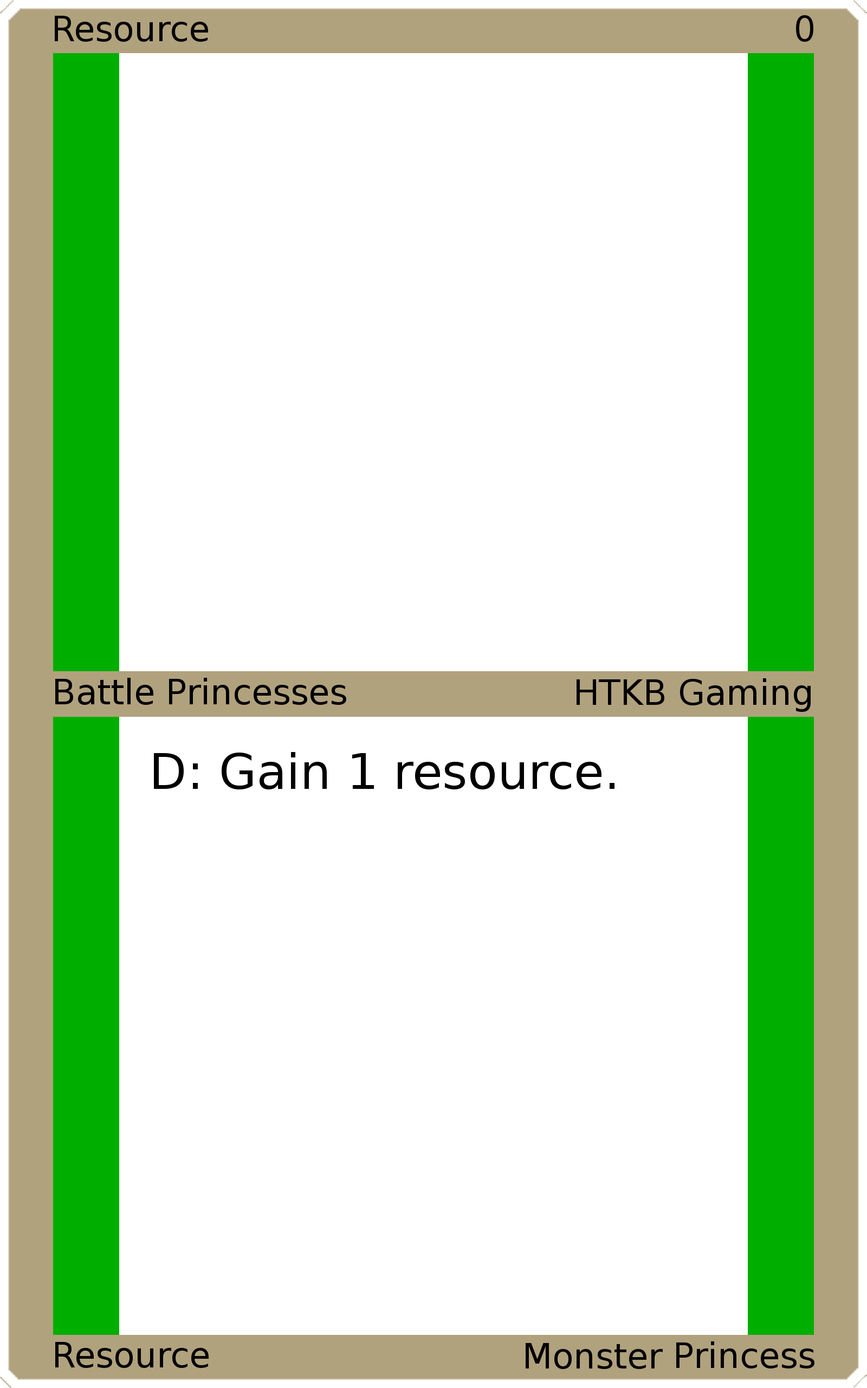
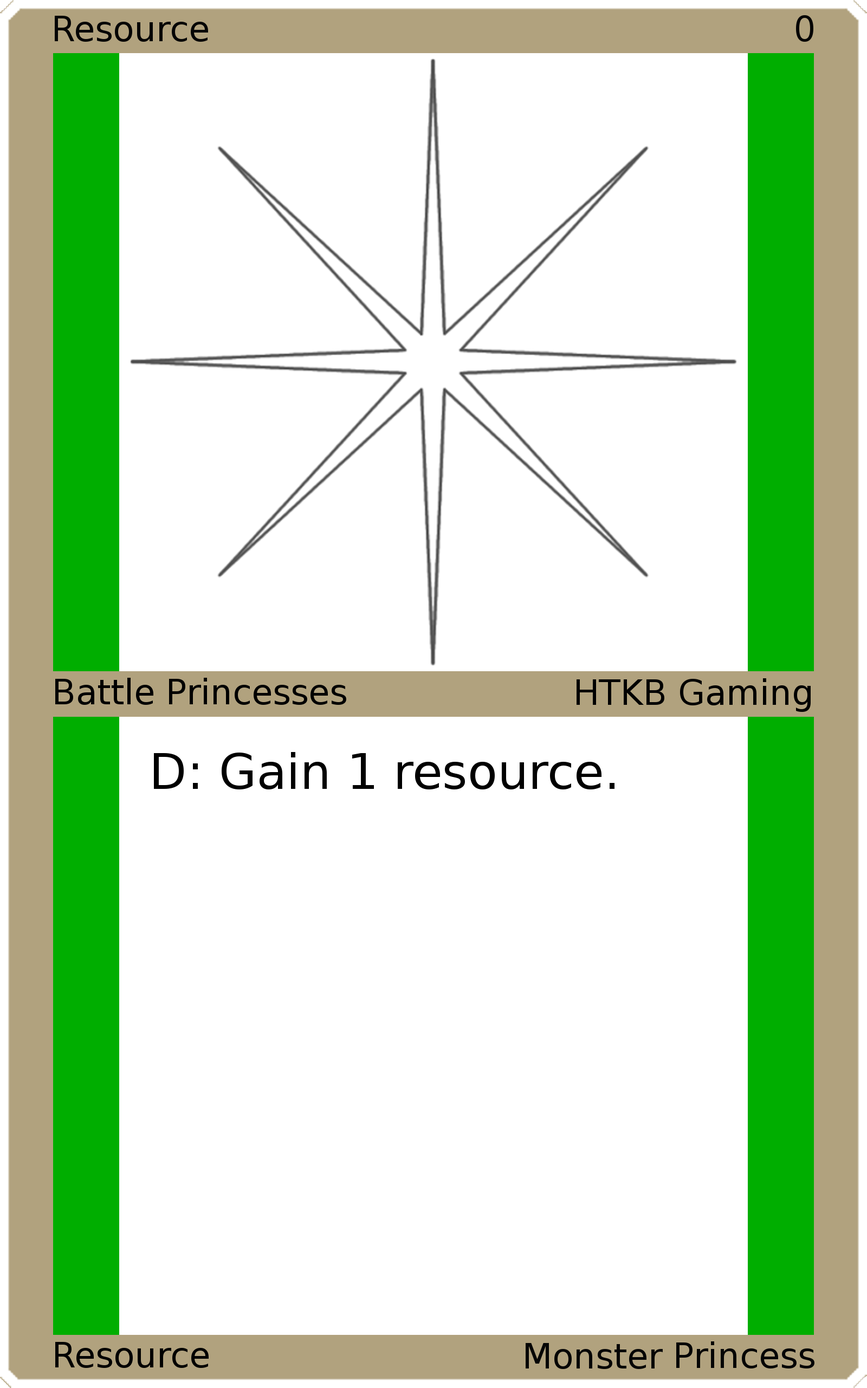
Layer changes from the first 867 x 1388 image to the second:
added layer "Art" above "Top Background" over [129, 57, 738, 666]
